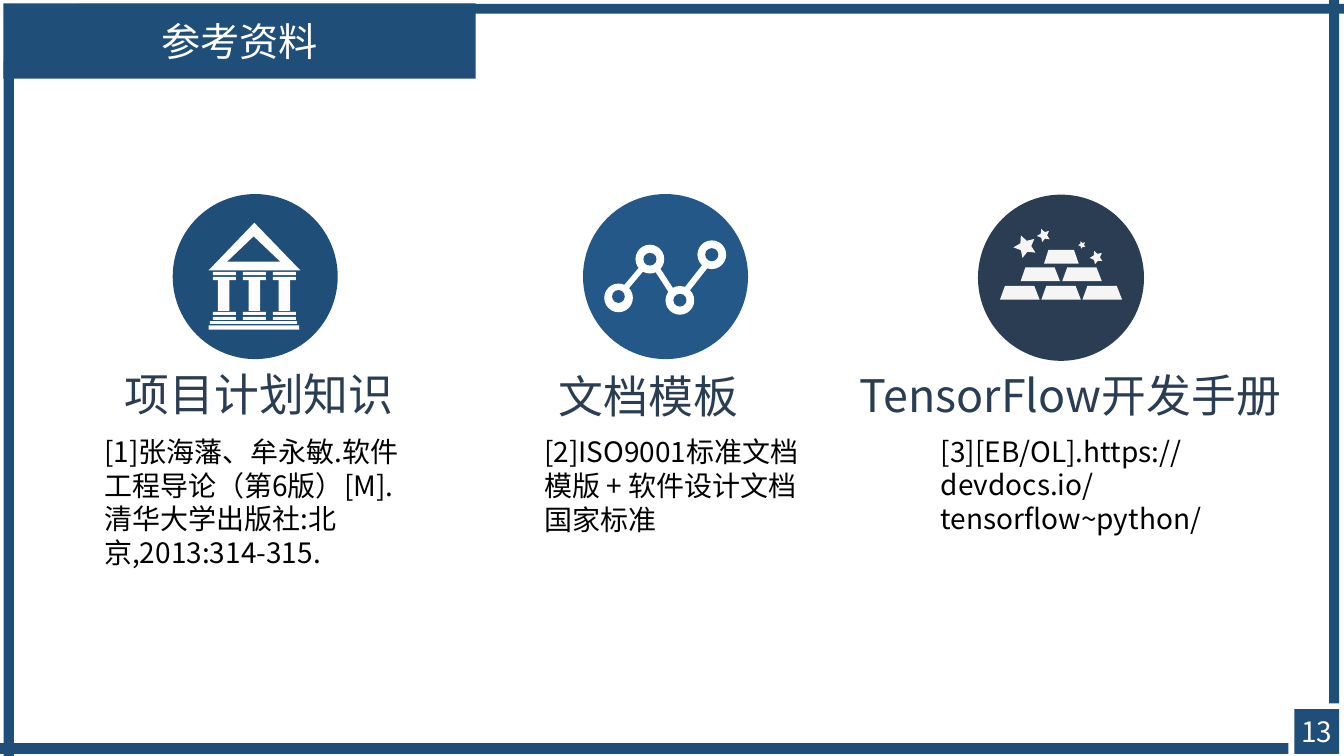
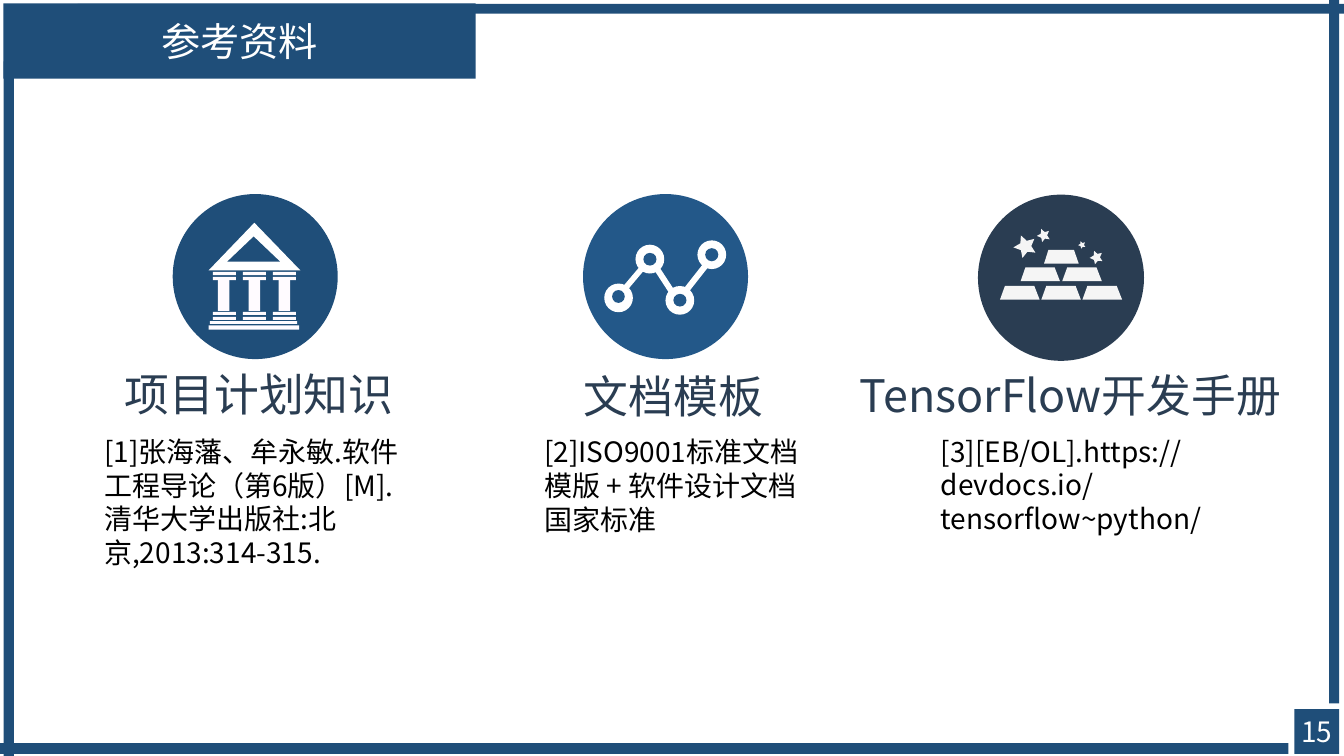
Before and after one commit to avgstuBoboge/SE2020-document, a slide deck: slide 15 of ppt/SE2020-G16-项目计划.ppt (slide 13 before the commit). Drawn at 1344x756 pixels with LibreOffice and Linux fonts; fonts in the diff are those of the drawing. Boxes give left, top, right and bottom in pixels: in the first picture for what was removed or moved away, otherwise in the second. Text is boxed around its words. In the diff, an @@ line names an element or a change of style, - is before the commit and + after.

```diff
--- a/ppt/SE2020-G16-项目计划.ppt
+++ b/ppt/SE2020-G16-项目计划.ppt
@@ text "文档模板": place and size @@
-text "文档模板" at bbox=[559, 375, 738, 417]
+text "文档模板" at bbox=[584, 375, 763, 417]
@@ text "文档模板" at bbox=[584, 375, 763, 417]: indent changed @@
@@ page number at bbox=[1301, 721, 1332, 743]: text changed @@
-13
+15
```
Also in this commit, not shown: 4 other slides changed, 2 slides added, 1 other file.
